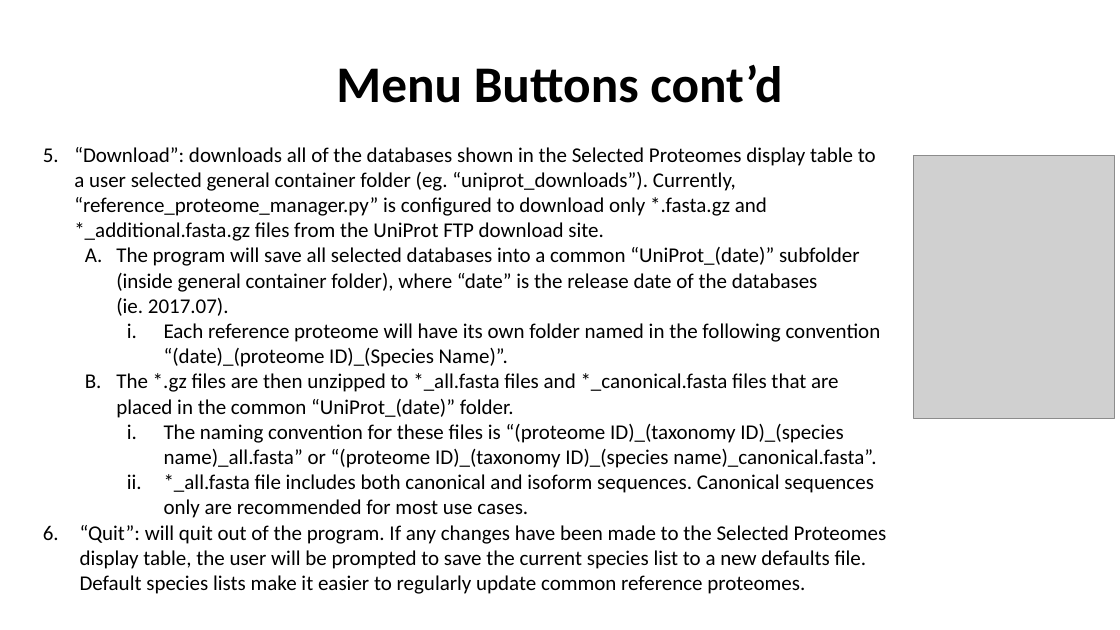
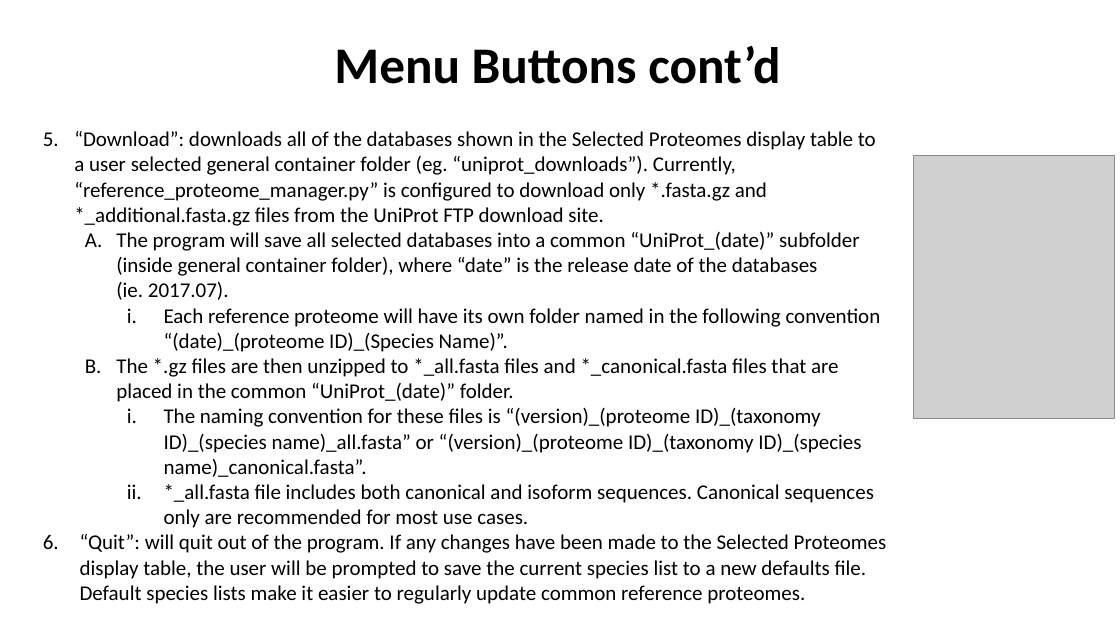
Before and after one commit to lily-liang12/Reference_Proteome_Manager, a slide deck: slide 12 of User_Guide_UniProt.pptx. Drawn at 1120x630 pixels with LibreOffice and Linux fonts; fonts in the diff are those of the drawing; grey boxes stand for pictures. Boxes give left, top, right and bottom in pixels: in the first picture for what was removed or moved away, otherwise in the second. Text is boxed around its words. In the diff, an @@ line names an element or a change of style, - is before the commit and + after.

Commit message:
Yet more debugging. Also added release version taggging to downloaded files.
Added the UniProt or Ensembl release/version tags to downloaded FASTA files.
Changed camel case variable names to PEP 8 format.

```diff
--- a/User_Guide_UniProt.pptx
+++ b/User_Guide_UniProt.pptx
@@ title "Menu Buttons cont’d": place and size @@
-title "Menu Buttons cont’d" at [336,64,782,103]
+title "Menu Buttons cont’d" at [334,45,780,84]
@@ text "“Download”: downloads all of the ...": place and size @@
-text "“Download”: downloads all of the ..." at [74,147,887,594]
+text "“Download”: downloads all of the ..." at [74,131,887,604]
@@ text at [164,408,861,477]: text changed @@
-    i. The naming convention for these files is “(proteome ID)_(taxonomy ID)_(species name)_all.fasta” or “(proteome ID)_(taxonomy ID)_(species name)_canonical.fasta”.
+    i. The naming convention for these files is “(version)_(proteome ID)_(taxonomy ID)_(species name)_all.fasta” or “(version)_(proteome ID)_(taxonomy ID)_(species name)_canonical.fasta”.
```
Also in this commit, not shown: 4 other slides changed, 6 other files.
